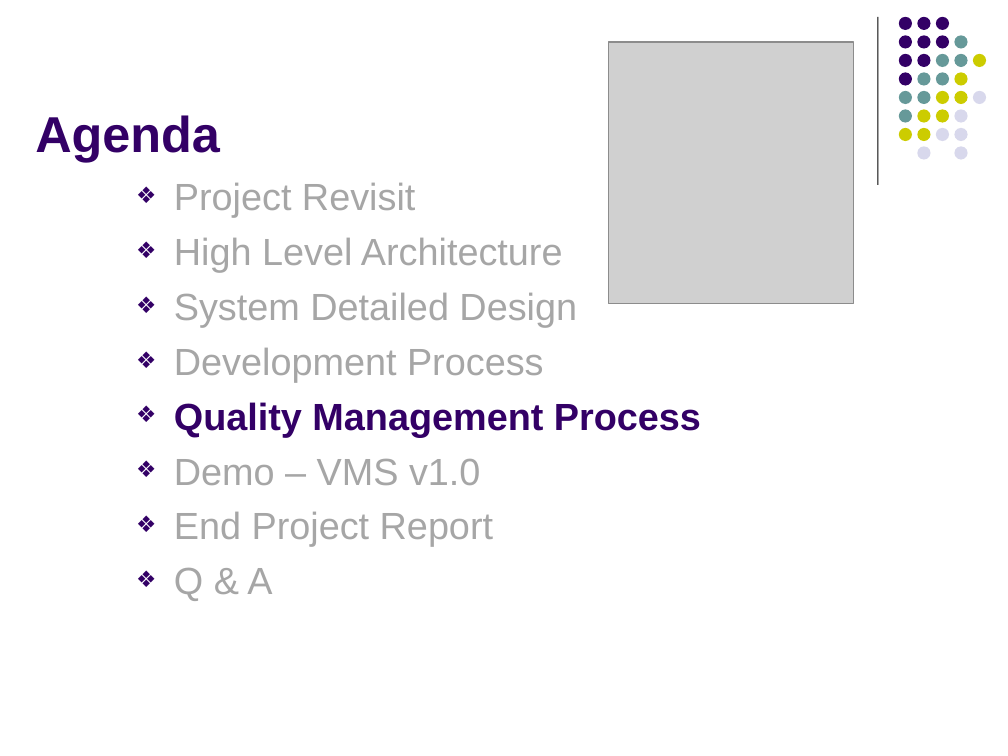
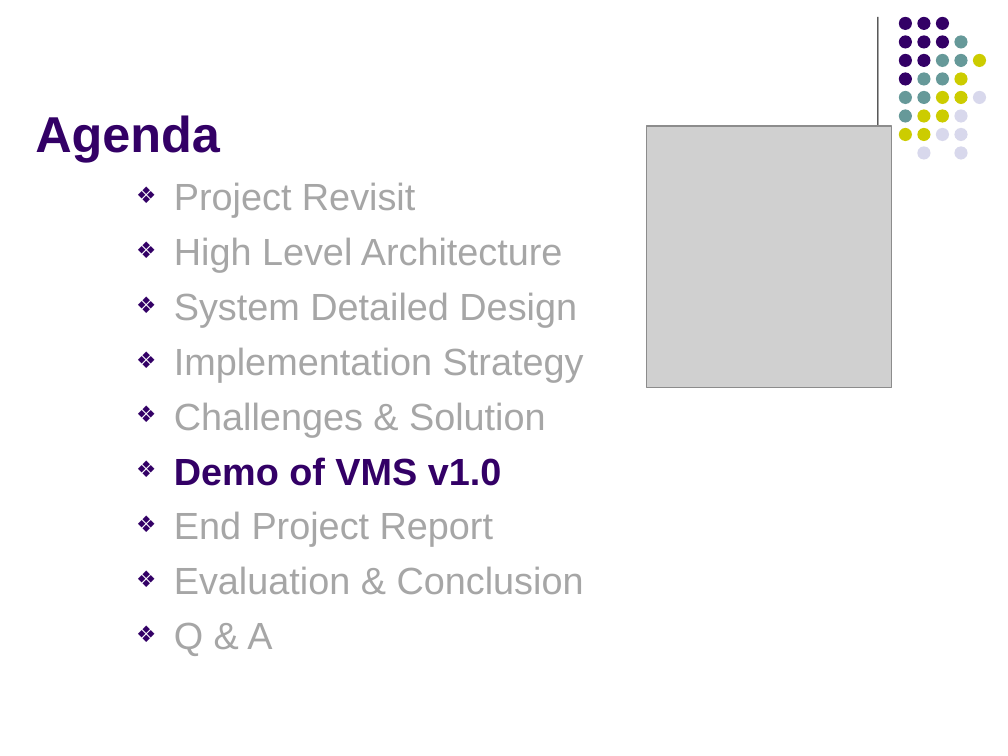
Before and after one commit to imireasa/mtech-se18-t08s, a slide deck: slide 21 of docs/W-9 Working Document/W-9.3 Presentation Slides/Phase 3/vms_presentation_3_v0.1.pptx (slide 17 before the commit). Drawn at 1008x756 pixels with LibreOffice and Linux fonts; fonts in the diff are those of the drawing; grey boxes stand for pictures. Boxes give left, top, right and bottom in pixels: in the first picture for what was removed or moved away, otherwise in the second. Text is boxed around its words. In the diff, an @@ line names an element or a change of style, - is before the commit and + after.

```diff
--- a/docs/W-9 Working Document/W-9.3 Presentation Slides/Phase 3/vms_presentation_3_v0.1.pptx
+++ b/docs/W-9 Working Document/W-9.3 Presentation Slides/Phase 3/vms_presentation_3_v0.1.pptx
@@ picture: place and size @@
-picture at (609,42,854,304)
+picture at (647,126,892,388)
@@ text at (174,348,584,486): text changed @@
-❖ Development Process
-❖ Quality Management Process
-❖ Demo – VMS v1.0
+❖ Implementation Strategy
+❖ Challenges & Solution
+❖ Demo of VMS v1.0
@@ text at (174,567,584,594): paragraph added @@
+❖ Evaluation & Conclusion
```
Also in this commit, not shown: 19 other slides changed, 7 slides added, 3 slides removed.
